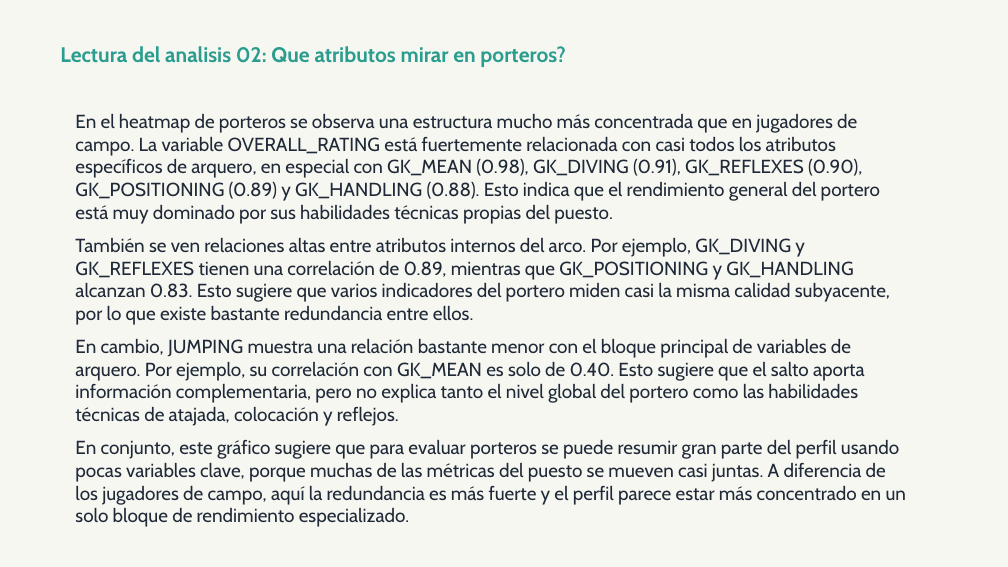
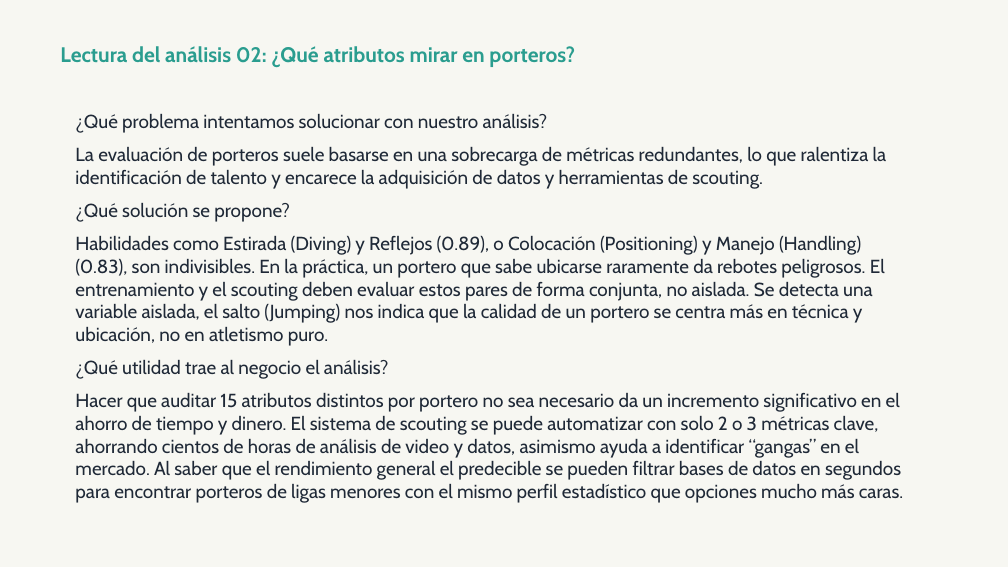
Before and after one commit to OssianV/Proyecto_analisis_soccer_europeo, a slide deck: slide 5 of OUTPUTS/presentacion_final.pptx. Drawn at 1008x567 pixels with LibreOffice and Linux fonts; fonts in the diff are those of the drawing. Boxes give left, top, right and bottom in pixels: in the first picture for what was removed or moved away, otherwise in the second. Text is boxed around its words. In the diff, an @@ line names an element or a change of style, - is before the commit and + after.

Commit message:
Minor changes y analisis correctos en la presentacion creada

```diff
--- a/OUTPUTS/presentacion_final.pptx
+++ b/OUTPUTS/presentacion_final.pptx
@@ text at (60, 46, 575, 68): text changed @@
-Lectura del analisis 02: Que atributos mirar en porteros?
+Lectura del análisis 02: ¿Qué atributos mirar en porteros?
@@ text at (75, 114, 903, 503): text changed @@
-En el heatmap de porteros se observa una estructura mucho más concentrada que en jugadores de campo. La variable OVERALL_RATING está fuertemente relacionada con casi todos los atributos específicos de arquero, en especial con GK_MEAN (0.98), GK_DIVING (0.91), GK_REFLEXES (0.90), GK_POSITIONING (0.89) y GK_HANDLING (0.88). Esto indica que el rendimiento general del portero está muy dominado por sus habilidades técnicas propias del puesto.
-También se ven relaciones altas entre atributos internos del arco. Por ejemplo, GK_DIVING y GK_REFLEXES tienen una correlación de 0.89, mientras que GK_POSITIONING y GK_HANDLING alcanzan 0.83. Esto sugiere que varios indicadores del portero miden casi la misma calidad subyacente, por lo que existe bastante redundancia entre ellos.
-En cambio, JUMPING muestra una relación bastante menor con el bloque principal de variables de arquero. Por ejemplo, su correlación con GK_MEAN es solo de 0.40. Esto sugiere que el salto aporta información complementaria, pero no explica tanto el nivel global del portero como las habilidades técnicas de atajada, colocación y reflejos.
-En conjunto, este gráfico sugiere que para evaluar porteros se puede resumir gran parte del perfil usando pocas variables clave, porque muchas de las métricas del puesto se mueven casi juntas. A diferencia de los jugadores de campo, aquí la redundancia es más fuerte y el perfil parece estar más concentrado en un solo bloque de rendimiento especializado.
+¿Qué problema intentamos solucionar con nuestro análisis?
+La evaluación de porteros suele basarse en una sobrecarga de métricas redundantes, lo que ralentiza la identificación de talento y encarece la adquisición de datos y herramientas de scouting.
+¿Qué solución se propone?
+Habilidades como Estirada (Diving) y Reflejos (0.89), o Colocación (Positioning) y Manejo (Handling) (0.83), son indivisibles. En la práctica, un portero que sabe ubicarse raramente da rebotes peligrosos. El entrenamiento y el scouting deben evaluar estos pares de forma conjunta, no aislada. Se detecta una variable aislada, el salto (Jumping) nos indica que la calidad de un portero se centra más en técnica y ubicación, no en atletismo puro.
+¿Qué utilidad trae al negocio el análisis?
+Hacer que auditar 15 atributos distintos por portero no sea necesario da un incremento significativo en el ahorro de tiempo y dinero. El sistema de scouting se puede automatizar con solo 2 o 3 métricas clave, ahorrando cientos de horas de análisis de video y datos, asimismo ayuda a identificar “gangas” en el mercado. Al saber que el rendimiento general el predecible se pueden filtrar bases de datos en segundos para encontrar porteros de ligas menores con el mismo perfil estadístico que opciones mucho más caras.
```
Also in this commit, not shown: 19 other slides changed, 3 other files.
